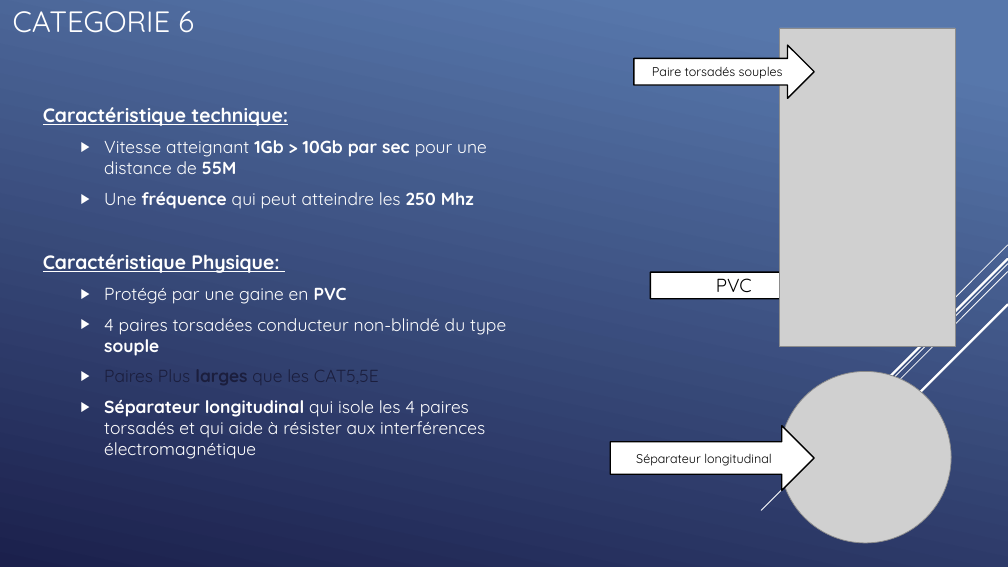
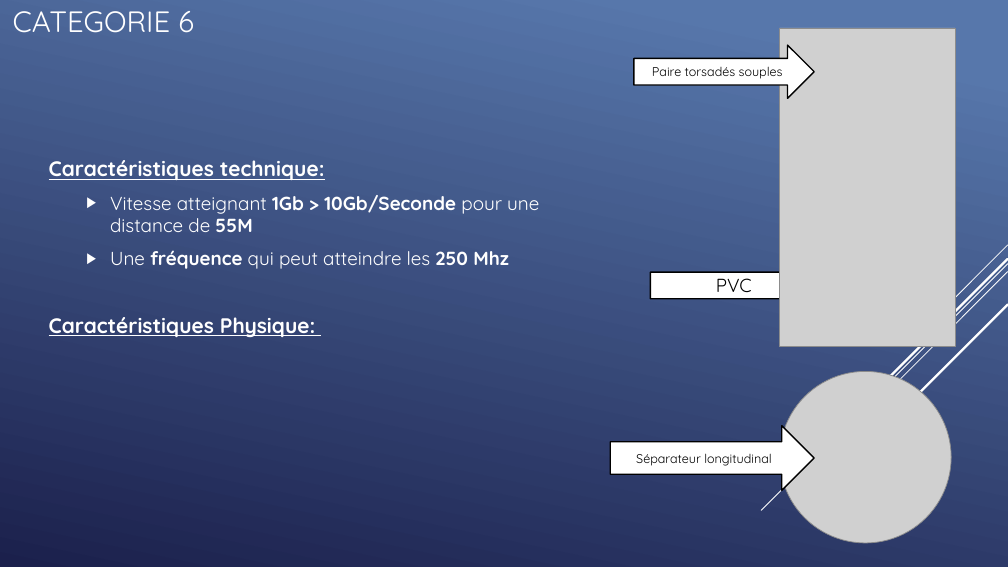
Before and after one commit to QuentinKrg/M214-Ethernet, a slide deck: slide 15 of Module 214 - Fabrication_Ethernet.pptx (slide 18 before the commit). Drawn at 1008x567 pixels with LibreOffice and Linux fonts; fonts in the diff are those of the drawing; grey boxes stand for pictures. Boxes give left, top, right and bottom in pixels: in the first picture for what was removed or moved away, otherwise in the second. Text is boxed around its words. In the diff, an @@ line names an element or a change of style, - is before the commit and + after.

```diff
--- a/Module 214 - Fabrication_Ethernet.pptx
+++ b/Module 214 - Fabrication_Ethernet.pptx
@@ text "Caractéristiques technique:": place and size @@
-text "Caractéristiques technique:" at [43,140,506,459]
+text "Caractéristiques technique:" at [49,160,539,337]
@@ text at [49,160,539,232]: text changed; size 16.6 to 18 pt @@
-Caractéristique technique:
-  ▶ Vitesse atteignant 1Gb > 10Gb par sec pour une distance de 55M
+Caractéristiques technique:
+  ▶ Vitesse atteignant 1Gb > 10Gb/Seconde pour une distance de 55M
@@ text at [110,250,509,269]: size 16.6 to 18 pt in "Une fréquence qui peut atteindre les 250 ..." @@
@@ text at [49,317,315,337]: text changed; size 16.6 to 20 pt; bold on @@
-Caractéristique Physique:
-  ▶ Protégé par une gaine en PVC
-  ▶ 4 paires torsadées conducteur non-blindé du type souple
-  ▶ Paires Plus larges que les CAT5,5E
-  ▶ Séparateur longitudinal qui isole les 4 paires torsadés et qui aide à résister aux interférences électromagnétique
+Caractéristiques Physique:
```
Also in this commit, not shown: 6 other slides changed, 3 slides removed.
